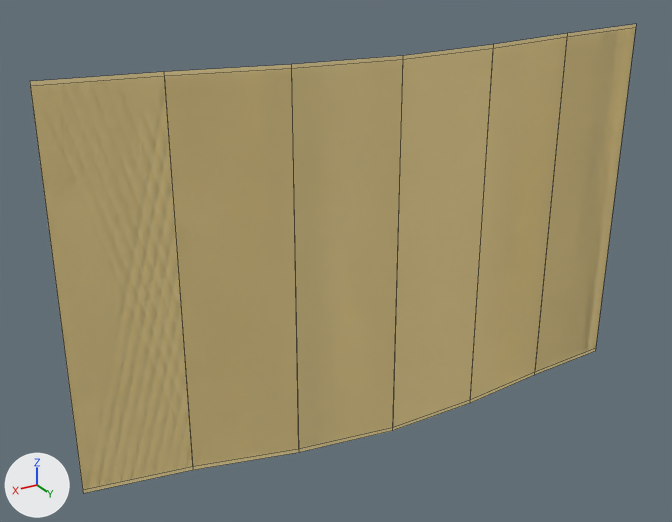
A saved change to the FBX model Assets/_Game/Models/FlagYellow.fbx.
One viewpoint serves both versions: a camera (50 mm lens) standing at (2.033, 1.8, 0.408) and looking at (0.906, -0.079, -0.531). Lighting does not change. The marker at lower left points along +X, +Y and +Z. The first picture is the older version. Mesh edges are drawn as thin lines. Where no turn or scale is listed for an object, it has been applied to the vertices.

Objects in the first picture: 'FlagYellow'.
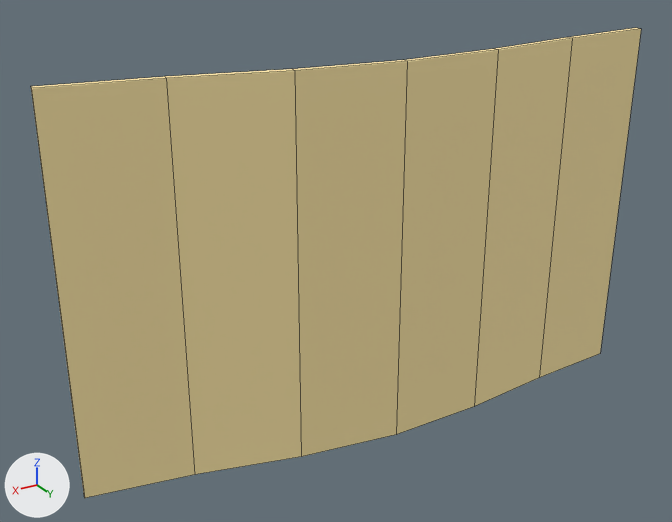
The newer file is also turned or shifted as a whole; pictures and numbers use the older file's frame.

Changed parts and their boxes (x1, y1, x2, y2) in the pictures (672 x 522 px):
'FlagYellow', reshaped: before (30, 24, 636, 493); after (31, 28, 641, 498)
part 1 of me_flagyellow, built on: before (30, 24, 636, 448); after (31, 28, 641, 498)

The change, as a list of edits to the scene's bpy script:
```text
Change me_flagyellow:
    used by ob_flagyellow; location = (0.0, 0.0, 0.0)
    verts and faces of me_flagyellow; kept vertices keep their numbers, new ones are numbered from 28
    before: 0 (0.0, 0.0, 0.0) at pixel (636, 23), 1 (0.0, 0.0, -1.0) at pixel (595, 348), 2 (0.27, 0.01, 0.0) at pixel (567, 33), 3 (0.27, 0.01, -1.0) at pixel (534, 372), 4 (0.53, 0.04, 0.0) at pixel (493, 44)
    before: 5 (0.53, 0.04, -1.0) at pixel (469, 400), 6 (0.8, 0.04, 0.0) at pixel (402, 55), 7 (0.8, 0.04, -1.0) at pixel (392, 427), 8 (1.07, 0.0, 0.0) at pixel (291, 64), 9 (1.07, 0.0, -1.0) at pixel (298, 449)
    before: 10 (1.33, -0.07, 0.0) at pixel (163, 71), 11 (1.33, -0.07, -1.0) at pixel (192, 466), 12 (1.6, -0.12, 0.0) at pixel (29, 81), 13 (1.6, -0.12, -1.0) at pixel (82, 490), 14 (0.0, 0.0, -0.01) at pixel (635, 27)
    before: 15 (0.0, 0.0, -1.01) at pixel (595, 351), 16 (0.27, 0.01, -0.01) at pixel (566, 37), 17 (0.27, 0.01, -1.01) at pixel (534, 375), 18 (0.53, 0.04, -0.01) at pixel (492, 48), 19 (0.53, 0.04, -1.01) at pixel (469, 403)
    before: 20 (0.8, 0.04, -0.01) at pixel (402, 59), 21 (0.8, 0.04, -1.01) at pixel (392, 430), 22 (1.07, 0.0, -0.01) at pixel (291, 68), 23 (1.07, 0.0, -1.01) at pixel (298, 452), 24 (1.33, -0.07, -0.01) at pixel (164, 76)
    before: 25 (1.33, -0.07, -1.01) at pixel (192, 470), 26 (1.6, -0.12, -0.01) at pixel (30, 86), 27 (1.6, -0.12, -1.01) at pixel (83, 493)
    remove me_flagyellow.from_pydata(...)  # 28 vertices, 12 faces; spans x 0.0..1.6, y -0.12..0.04, z -1.01..0.0
    add me_flagyellow.from_pydata(...)  # 28 vertices, 26 faces; spans x 0.0..1.6, y -0.12..0.06, z -1.01..-0.01
    me_flagyellow part 1
    add for i in [*range(0, 10), 12, 13]: verts[i] += (0.0, 0.02, -0.01)
    add verts[10] = (1.34, -0.05, -0.01)  # moved, pixel (166, 78)
    add verts[11] = (1.34, -0.05, -1.01)  # moved, pixel (194, 474)
    add faces += [(0, 1, 15, 14), (0, 14, 16, 2), (1, 3, 17, 15), (2, 16, 18, 4), (3, 5, 19, 17), (4, 18, 20, 6)]
    add faces += [(5, 7, 21, 19), (6, 20, 22, 8), (7, 9, 23, 21), (8, 22, 24, 10), (9, 11, 25, 23), (10, 24, 26, 12)]
    add faces += [(12, 26, 27, 13), (11, 13, 27, 25)]
```
